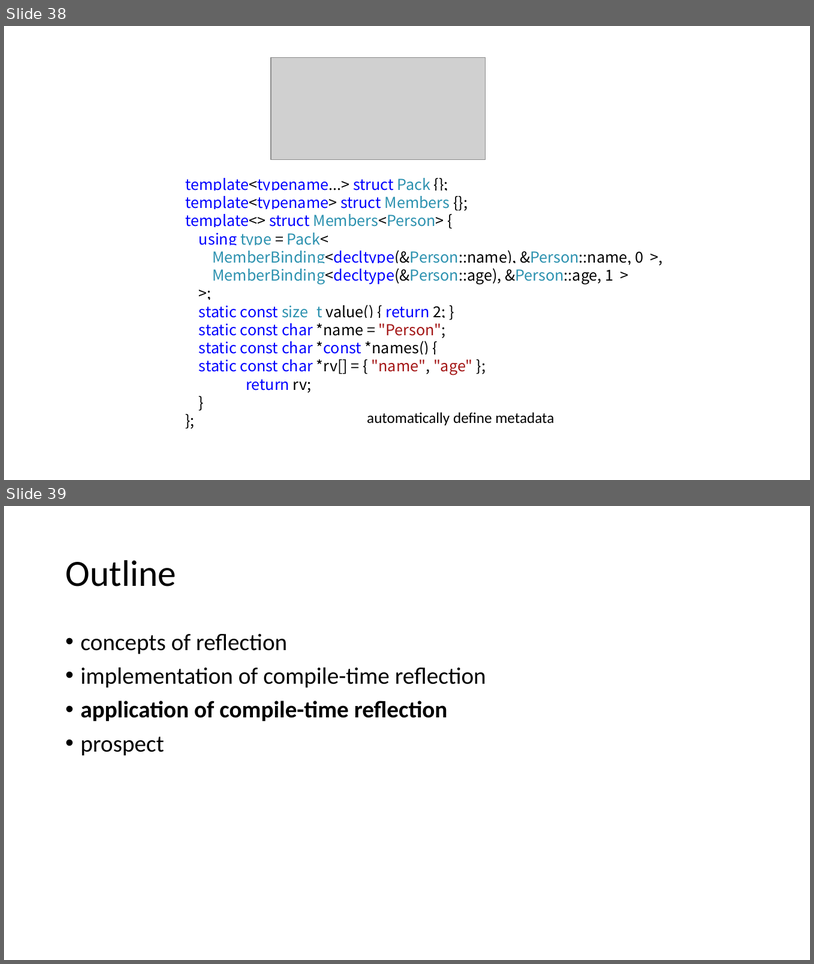
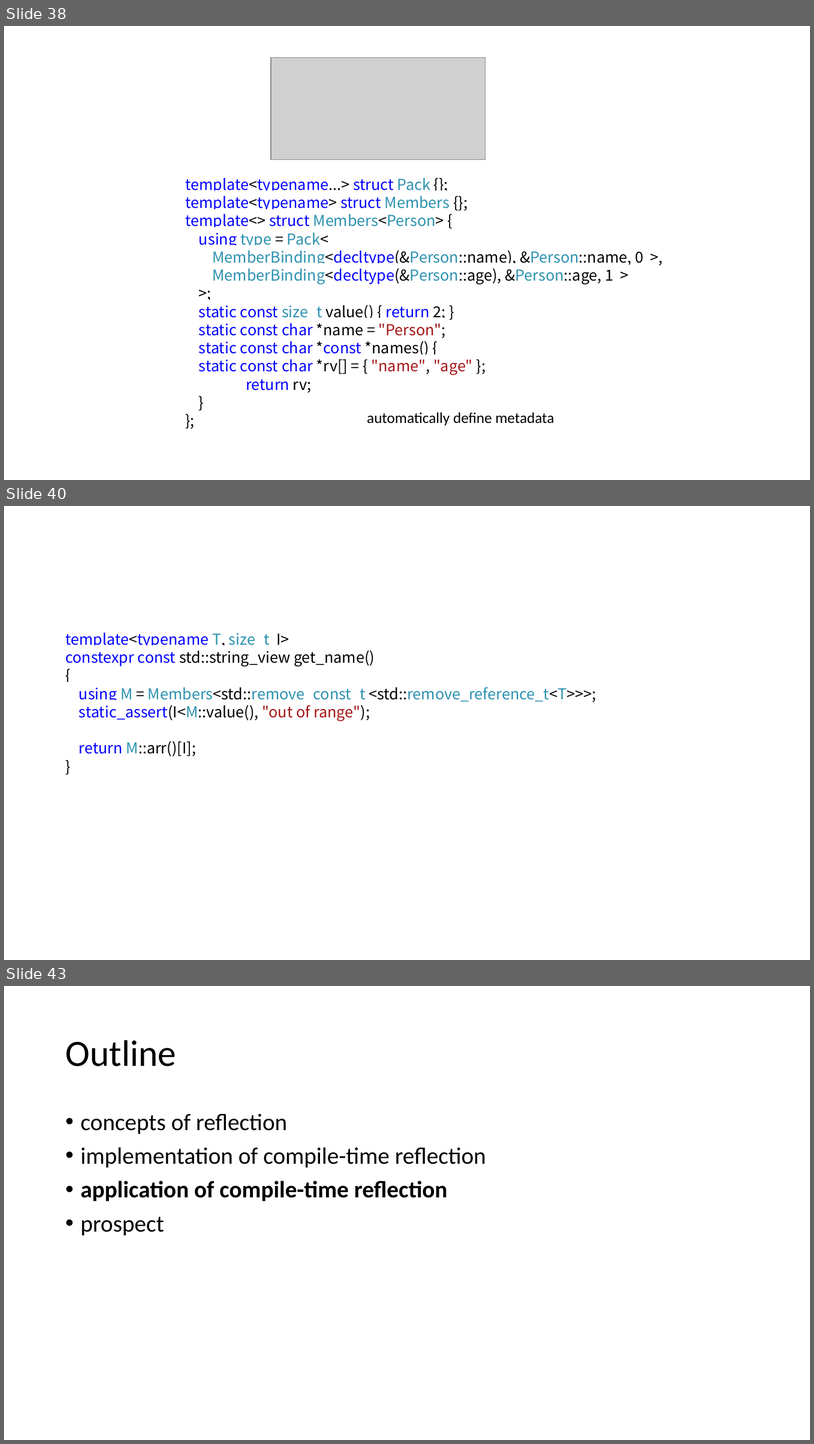
Before and after one commit to qicosmos/cppcon2017, a slide deck: cppcon2017.pptx. Shown one above the other, each under a label of ours: slides 38 and 39 before the commit, slides 38, 40 and 43 after it; the slides between them are not shown. The pictures are 814x964 and 814x1444 pixels, drawn with LibreOffice and Linux fonts; fonts in the diff are those of the drawing; grey boxes stand for pictures. Boxes give left, top, right and bottom in pixels: in the first picture for what was removed or moved away, otherwise in the second. Text is boxed around its words. In the diff, an @@ line names an element or a change of style, - is before the commit and + after.

```diff
--- a/cppcon2017.pptx
+++ b/cppcon2017.pptx
@@ slide 40 added at [4,506,810,960], background #FFFFFF @@
@@ text added at [65,633,596,756], 18 pt, text #000000 @@
+template<typename T, size_t I>
+constexpr const std::string_view get_name()
+{
+using M = Members<std::remove_const_t <std::remove_reference_t<T>>>;
+static_assert(I<M::value(), "out of range");
+return M::arr()[I];
+}
@@ what was slide 39 is now slide 43 @@
```
Also in this commit, not shown: 1 slide changed, 3 other slides added.
